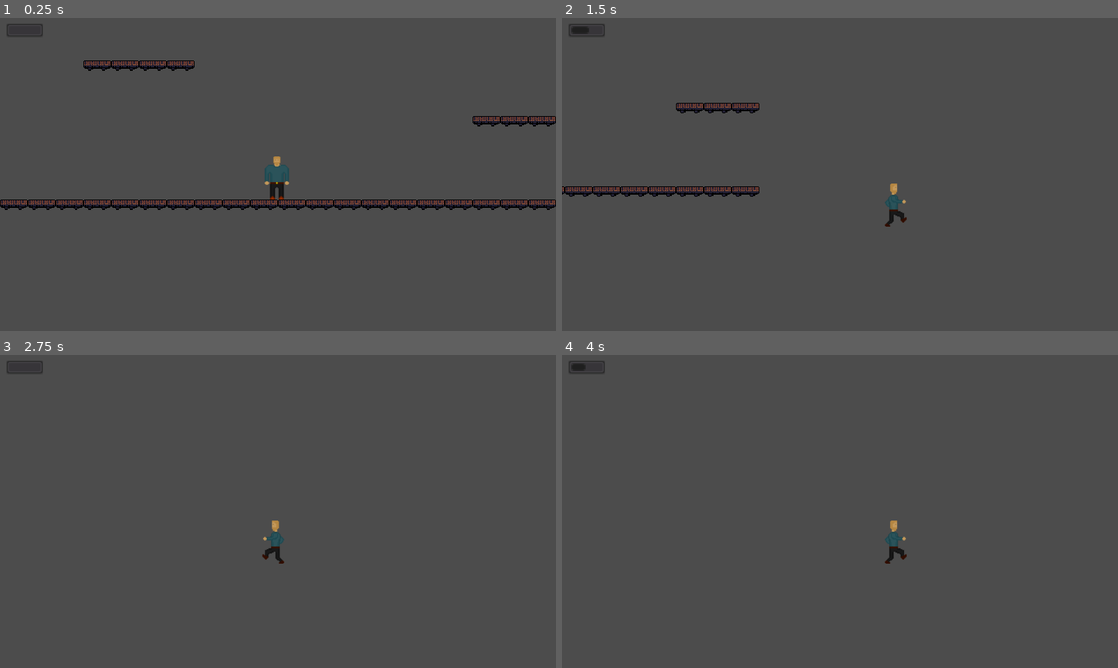
Above: before the commit, frames 1-4 (two rows, left to right).
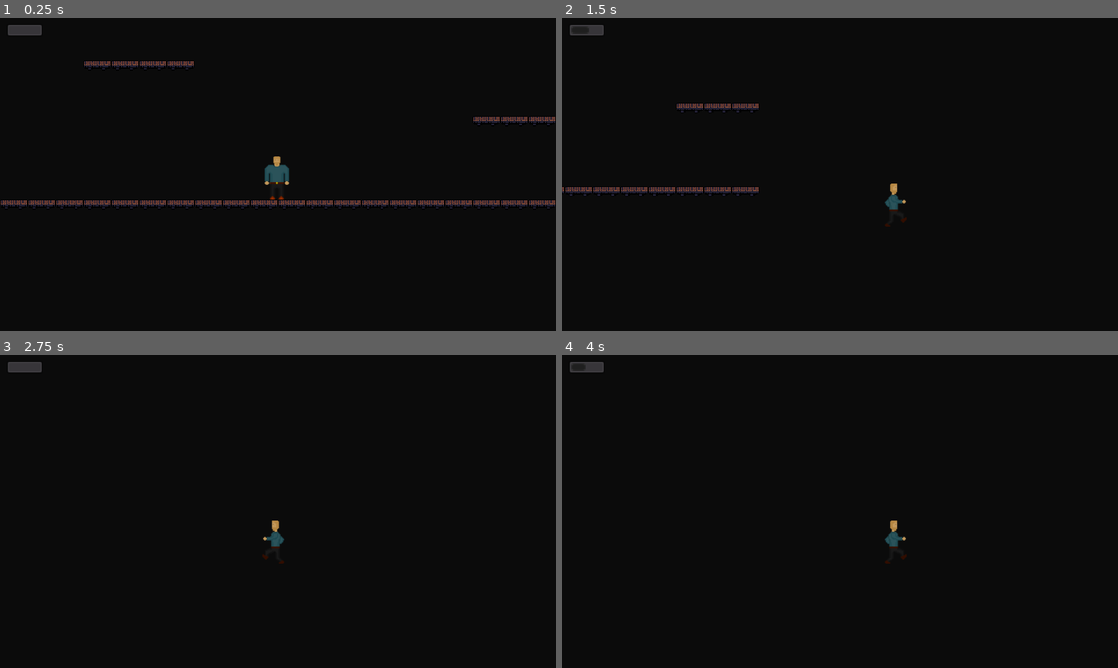
Above: after the commit, the same moments.

Repository: seifkamal/plattempt
Game: Godot game, scene res://Scenes/game.tscn
Same seed, same stepped clock (60 frames per second), same inputs: the game is played once before the commit and once after it.
Inputs:
- Up to frame 1 (0.25 s): no input
- Up to frame 2 (1.5 s): tap Enter (ui_accept) at 0.5, 0.77 s; hold Right (ui_right) from 0.53 s (still down)
- Up to frame 3 (2.75 s): tap Enter (ui_accept) at 1.52 s; release Right (ui_right) at 2.03 s; hold Left (ui_left) from 2.03 s (still down)
- Up to frame 4 (4 s): release Left (ui_left) at 2.78 s; hold Right (ui_right) from 2.78 s (still down); tap Enter (ui_accept) at 3.02, 3.77 s

The runs differ from the first frame. In frame 1, 96% of the frame differs, in the area x 0-100%, y 0-100%; in frame 2, 98%; in frame 3, 100%; in frame 4, 100%.

Commit message:
Darken background colour

Diff:
--- a/Scenes/game.tscn
+++ b/Scenes/game.tscn
@@ -43,7 +43,7 @@
 anim_loop = false
 _sections_unfolded = [ "Angular Velocity", "Color", "Damping", "Emission Shape", "Flags", "Gravity", "Initial Velocity", "Linear Accel", "Orbit Velocity", "Radial Accel", "Resource", "Scale", "Spread", "Tangential Accel" ]
 
-[node name="Game" type="Node"]
+[node name="Game" type="Node" index="0"]
 
 [node name="Player" parent="." index="0" instance=ExtResource( 1 )]
 
--- a/project.godot
+++ b/project.godot
@@ -22,3 +22,7 @@
 window/size/test_height=720
 window/stretch/mode="2d"
 window/stretch/aspect="expand"
+
+[rendering]
+
+environment/default_clear_color=Color( 0.046875, 0.046875, 0.046875, 1 )
